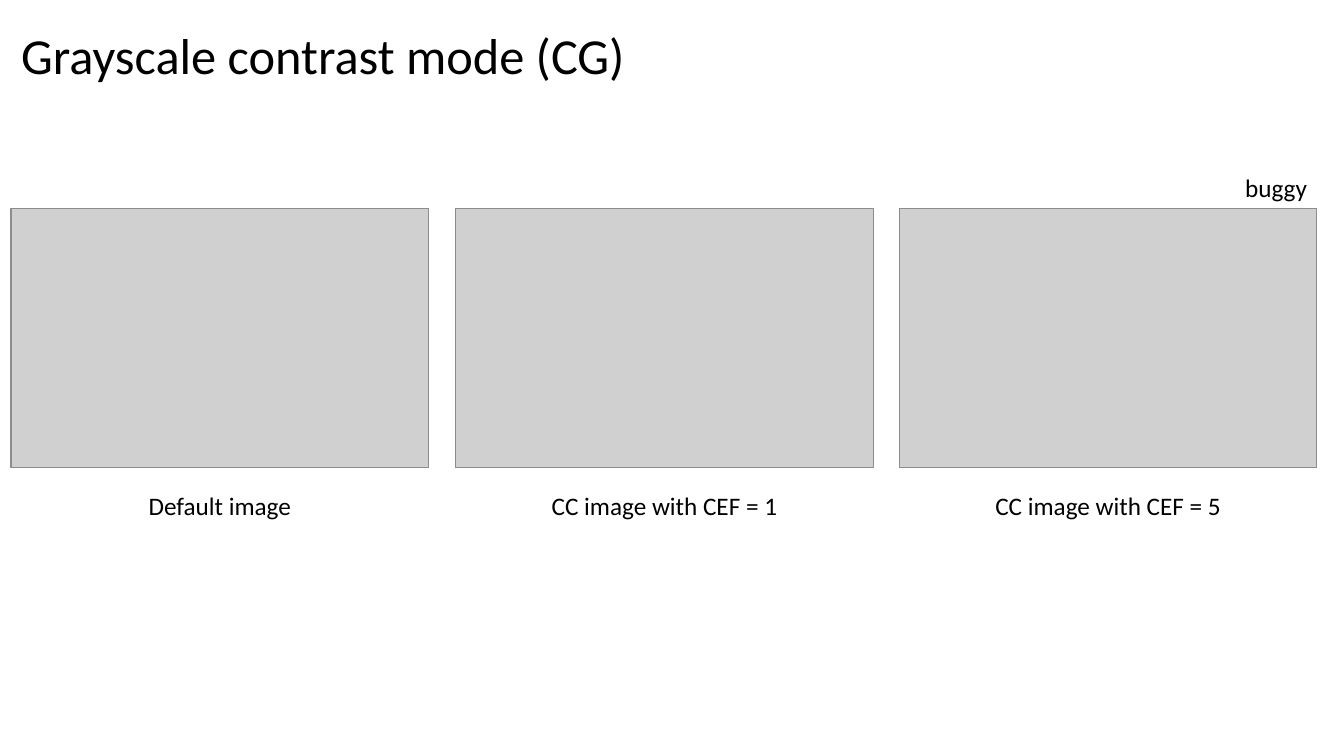
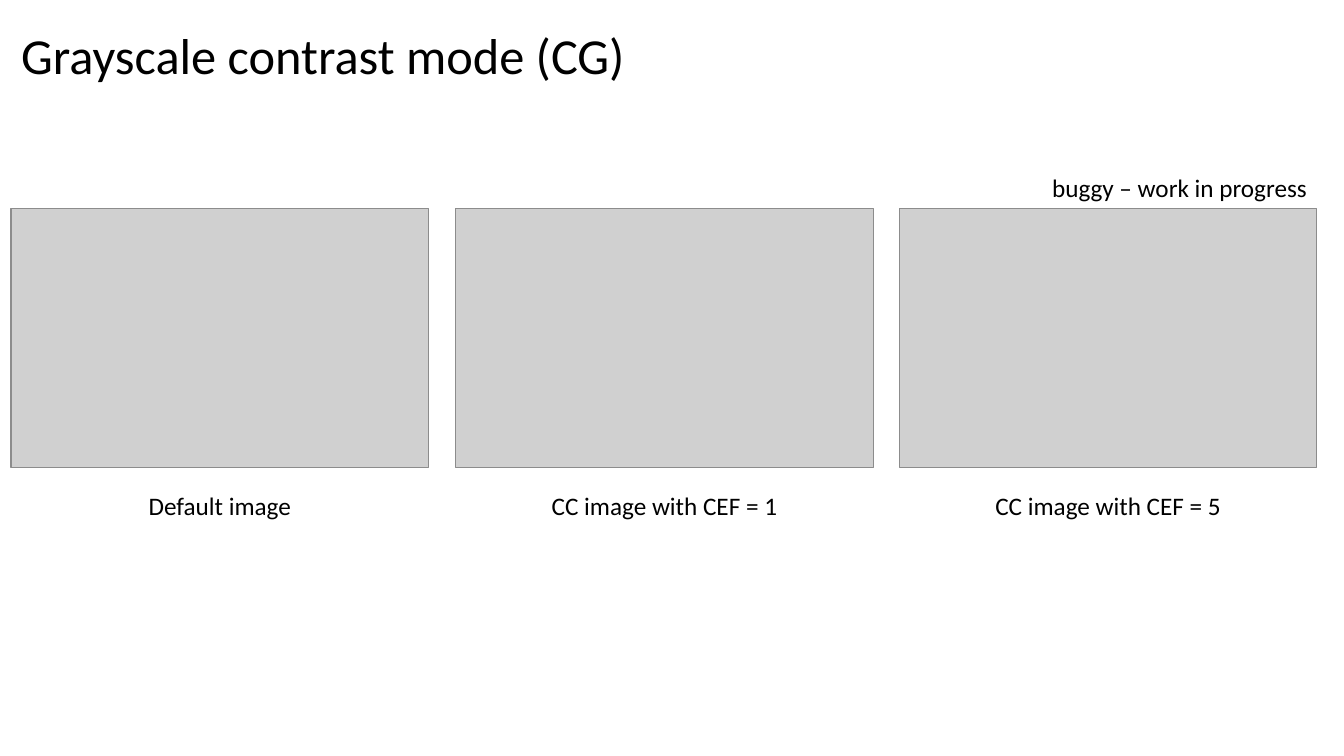
Before and after one commit to Squivit/ContrastCheckerPlus, a slide deck: slide 13 of ContrastCheckerPlus-UsersManual.pptx (slide 12 before the commit). Drawn at 1344x756 pixels with LibreOffice and Linux fonts; fonts in the diff are those of the drawing; grey boxes stand for pictures. Boxes give left, top, right and bottom in pixels: in the first picture for what was removed or moved away, otherwise in the second. Text is boxed around its words. In the diff, an @@ line names an element or a change of style, - is before the commit and + after.

```diff
--- a/ContrastCheckerPlus-UsersManual.pptx
+++ b/ContrastCheckerPlus-UsersManual.pptx
@@ text at (1052,179,1306,202): text changed @@
-buggy
+buggy – work in progress
```
Also in this commit, not shown: 1 other slide changed, 1 slide added.
